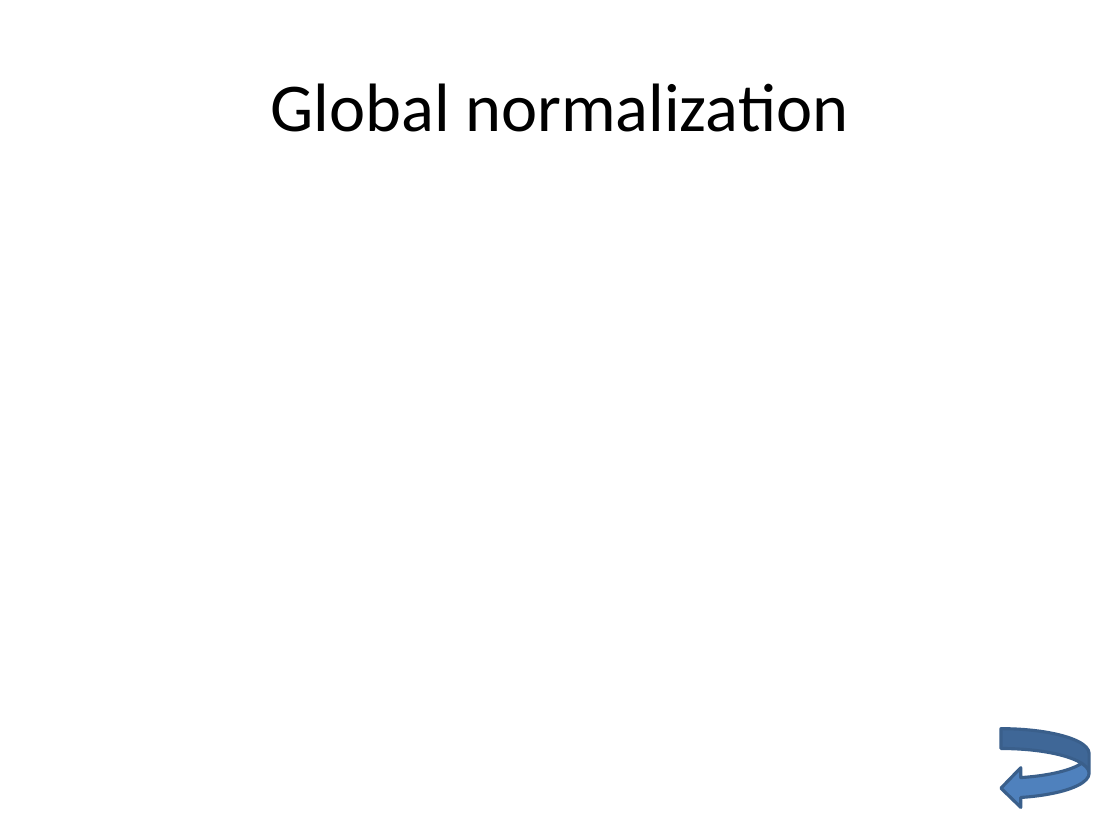
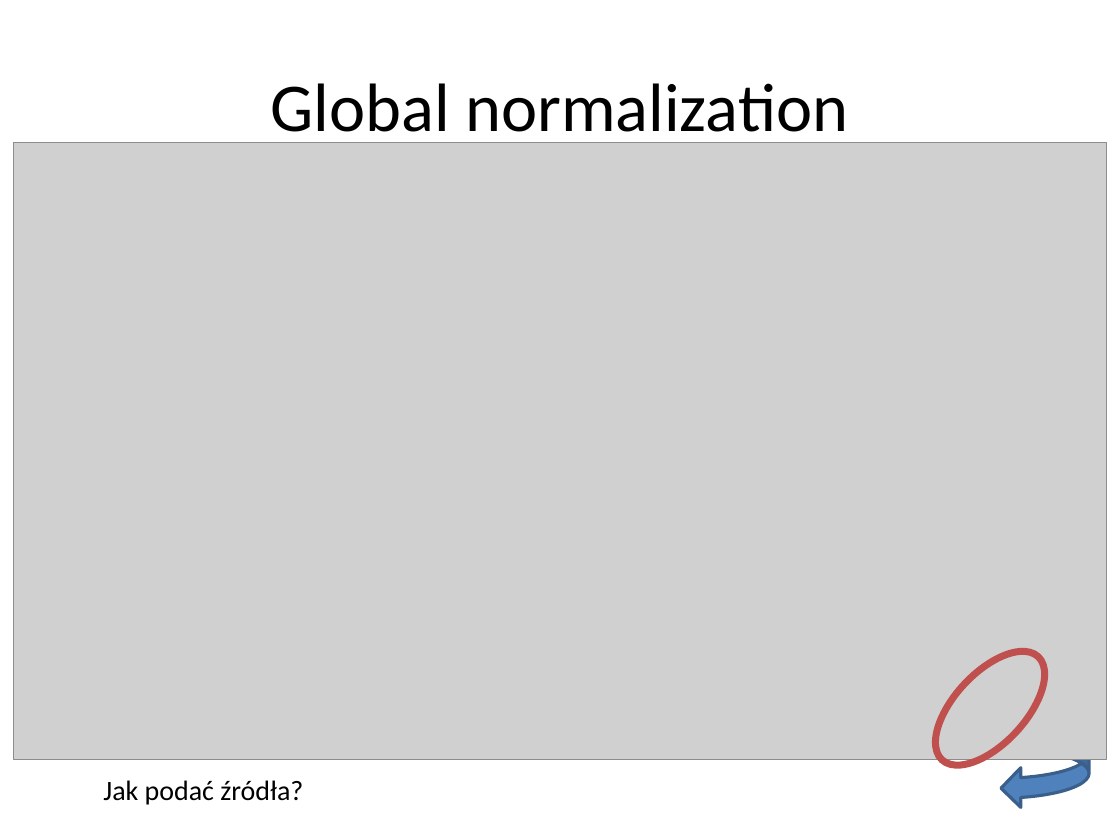
Before and after one commit to empro314/PBB, a slide deck: slide 23 of [1.3] Czy-stan-zapalny-ma-wpływ-na-raka-płuca.pptx. Drawn at 1120x840 pixels with LibreOffice and Linux fonts; fonts in the diff are those of the drawing; grey boxes stand for pictures. Boxes give left, top, right and bottom in pixels: in the first picture for what was removed or moved away, otherwise in the second. Text is boxed around its words. In the diff, an @@ line names an element or a change of style, - is before the commit and + after.

```diff
--- a/[1.3] Czy-stan-zapalny-ma-wpływ-na-raka-płuca.pptx
+++ b/[1.3] Czy-stan-zapalny-ma-wpływ-na-raka-płuca.pptx
@@ picture added at (13, 142, 1105, 759) @@
@@ ellipse added at (916, 632, 1063, 784), outline #C0504D 4.5 pt @@
@@ text added at (103, 780, 303, 805), 18 pt, text #000000 @@
+Jak podać źródła?
```
Also in this commit, not shown: 2 other slides changed, 1 slide added, 1 slide removed.
